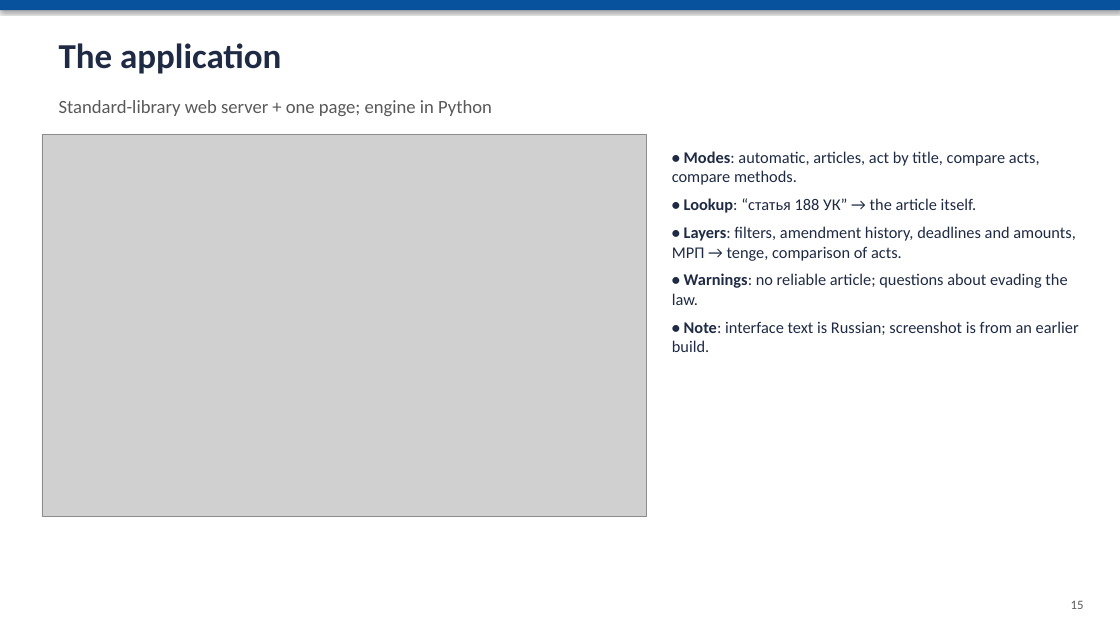
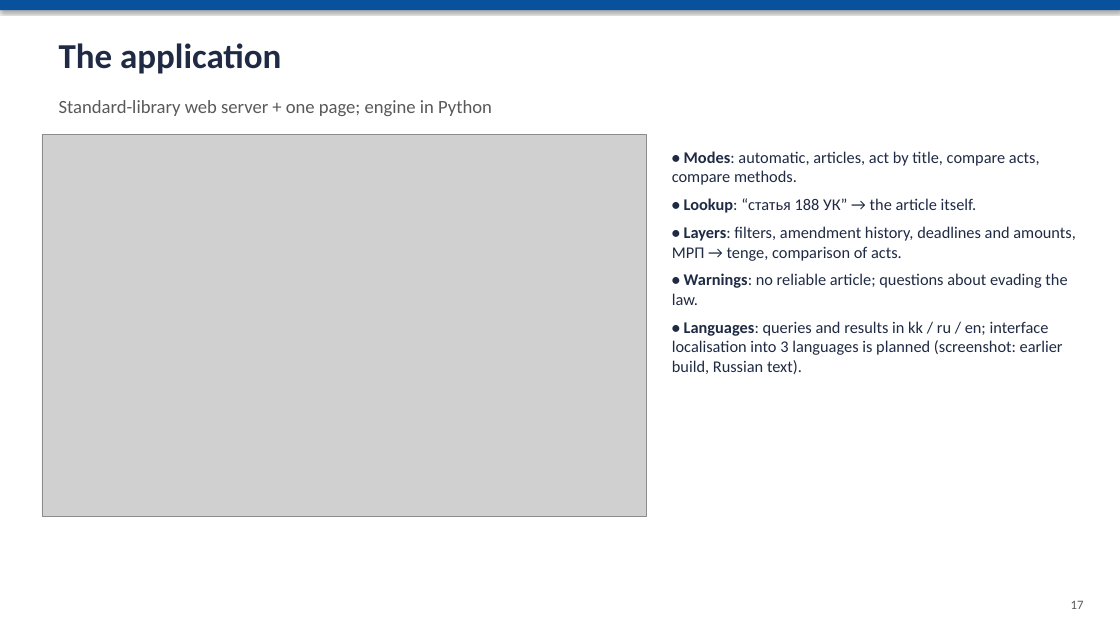
Before and after one commit to Alishershayakhmetov/legal_search, a slide deck: slide 17 of report/Presentation_Kazakh_Legal_Search_Engine.pptx (slide 15 before the commit). Drawn at 1120x630 pixels with LibreOffice and Linux fonts; fonts in the diff are those of the drawing; grey boxes stand for pictures. Boxes give left, top, right and bottom in pixels: in the first picture for what was removed or moved away, otherwise in the second. Text is boxed around its words. In the diff, an @@ line names an element or a change of style, - is before the commit and + after.

```diff
--- a/report/Presentation_Kazakh_Legal_Search_Engine.pptx
+++ b/report/Presentation_Kazakh_Legal_Search_Engine.pptx
@@ text at [672, 321, 1063, 374]: text changed @@
-• Note: interface text is Russian; screenshot is from an earlier build.
+• Languages: queries and results in kk / ru / en; interface localisation into 3 languages is planned (screenshot: earlier build, Russian text).
@@ text at [1071, 601, 1084, 609]: text changed @@
-15
+17
```
Also in this commit, not shown: 8 other slides changed, 2 slides added, 19 other files.
